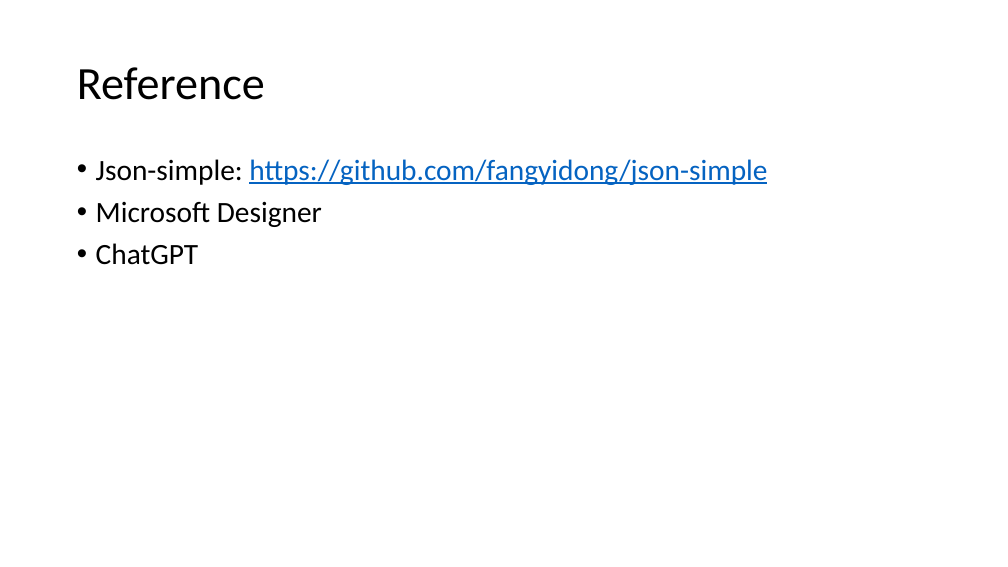
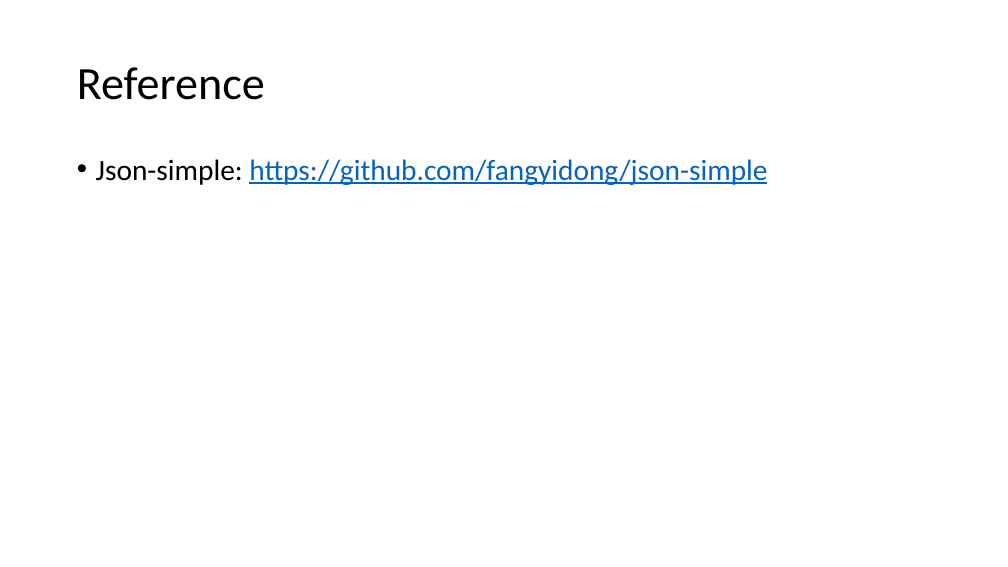
Before and after one commit to qiaoyi213/TapMePlusOne, a slide deck: slide 23 of Presentation.pptx (slide 25 before the commit). Drawn at 1008x567 pixels with LibreOffice and Linux fonts; fonts in the diff are those of the drawing. Boxes give left, top, right and bottom in pixels: in the first picture for what was removed or moved away, otherwise in the second. Text is boxed around its words. In the diff, an @@ line names an element or a change of style, - is before the commit and + after.

Commit message:
presentation: Update ppt file

```diff
--- a/Presentation.pptx
+++ b/Presentation.pptx
@@ text at box(96, 201, 322, 265): paragraphs removed @@
-• Microsoft Designer
-• ChatGPT
```
Also in this commit, not shown: 1 slide added, 3 slides removed, 2 other files.
